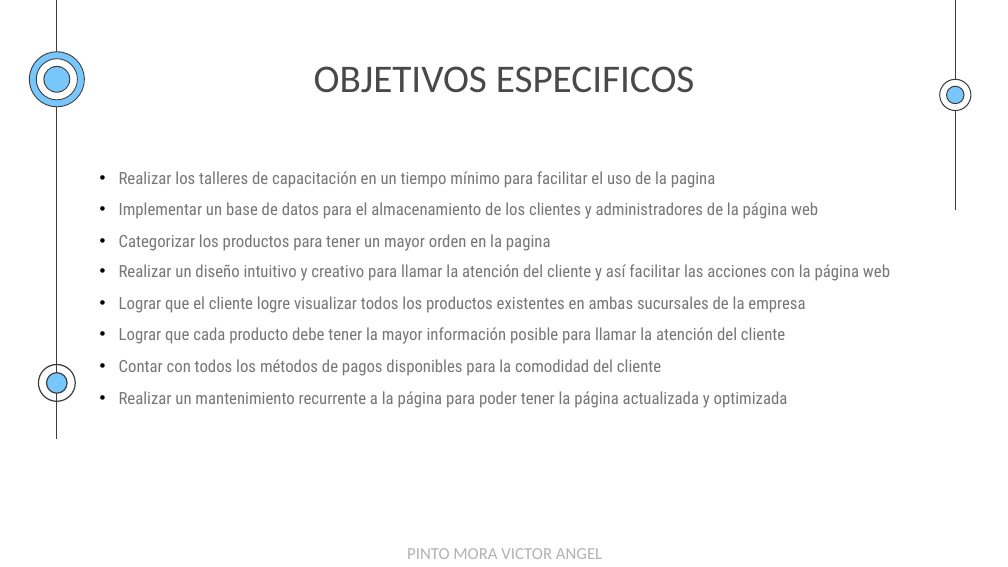
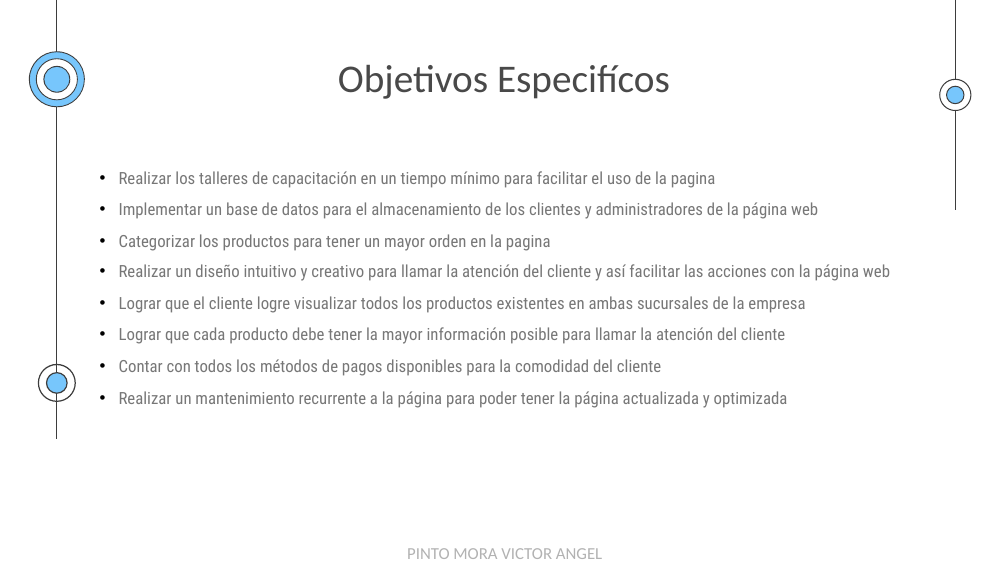
Before and after one commit to EgCooper/Mxt-Technology, a slide deck: slide 9 of Documentacion/Mxt-Technology Presentacion.pptx. Drawn at 1008x567 pixels with LibreOffice and Linux fonts; fonts in the diff are those of the drawing. Boxes give left, top, right and bottom in pixels: in the first picture for what was removed or moved away, otherwise in the second. Text is boxed around its words. In the diff, an @@ line names an element or a change of style, - is before the commit and + after.

```diff
--- a/Documentacion/Mxt-Technology Presentacion.pptx
+++ b/Documentacion/Mxt-Technology Presentacion.pptx
@@ text at [338,65,670,99]: text changed @@
-OBJETIVOS ESPECIFICOS
+Objetivos Especifícos
```
Also in this commit, not shown: 17 other slides changed, 1 slide added, 1 other file.
